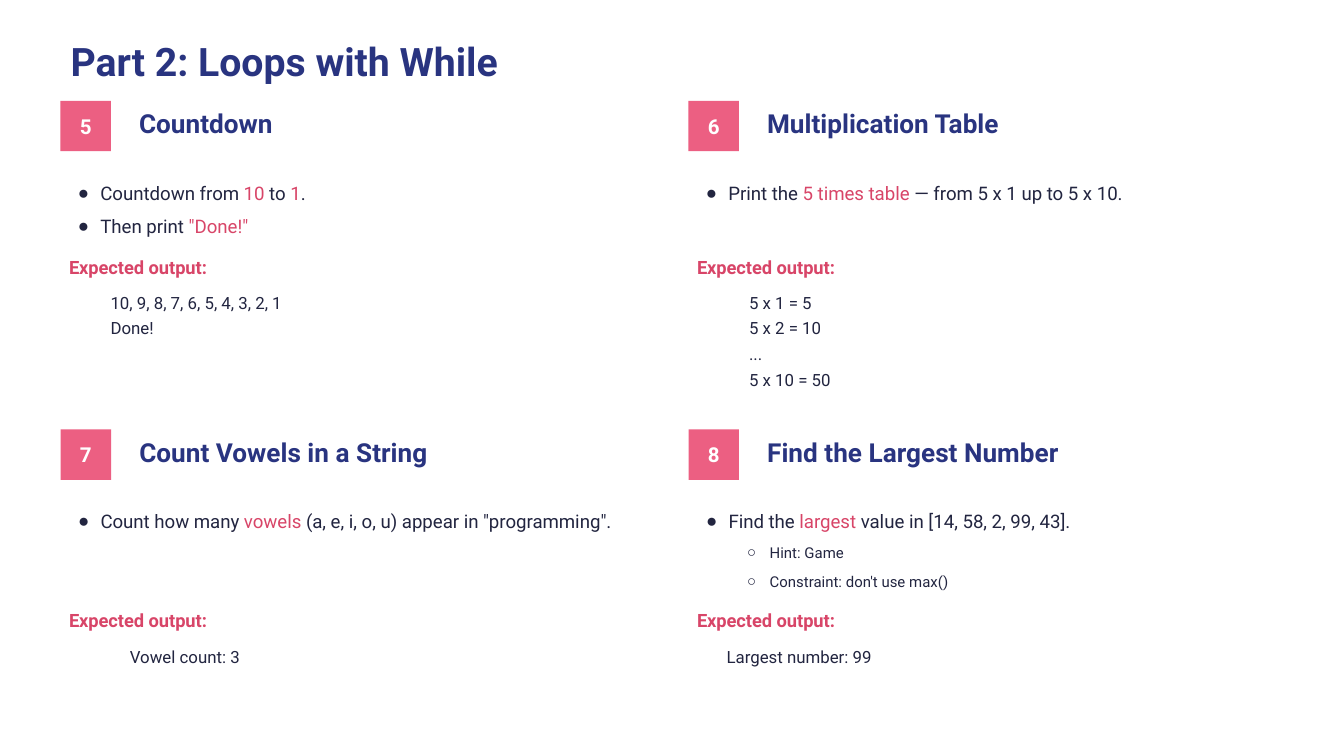
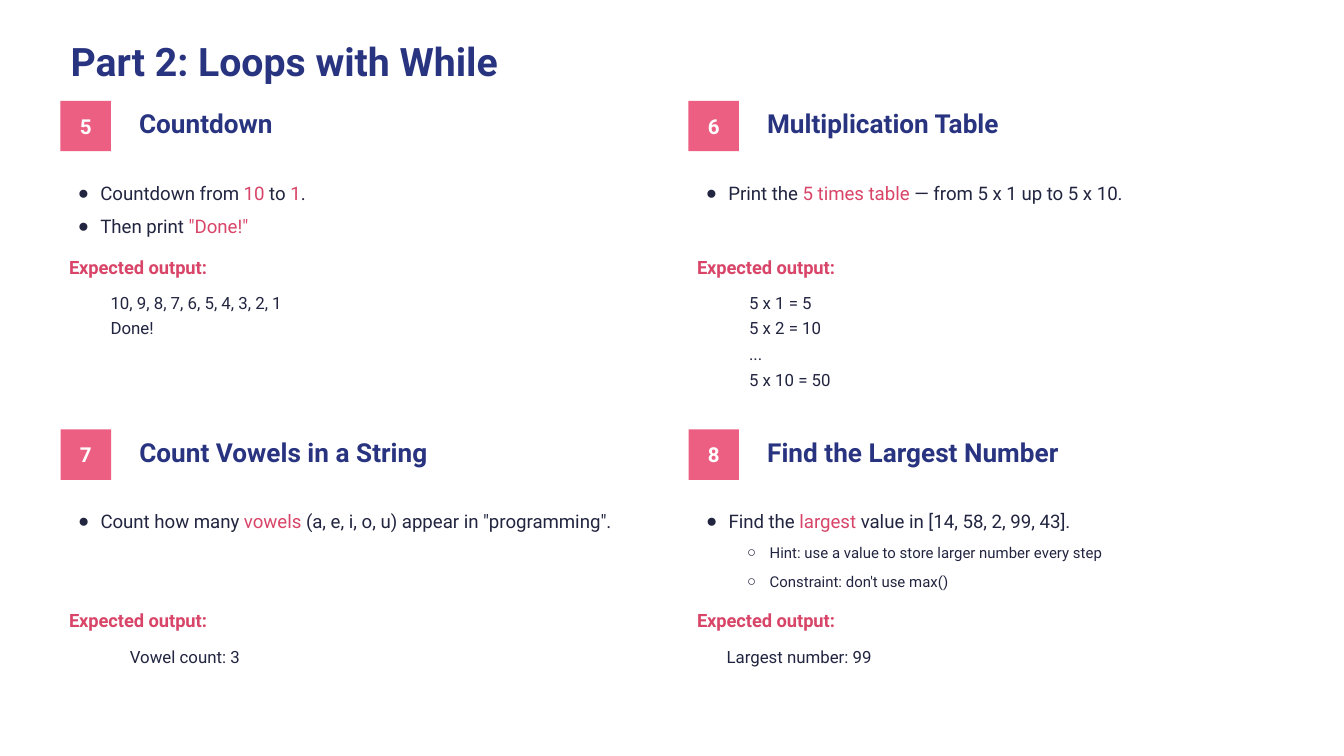
Before and after one commit to wg-training/wg-python-for-data-science-fundamental, a slide deck: slide 23 of slides/08 - Loop.pptx (slide 24 before the commit). Drawn at 1344x756 pixels with LibreOffice and Linux fonts; fonts in the diff are those of the drawing. Boxes give left, top, right and bottom in pixels: in the first picture for what was removed or moved away, otherwise in the second. Text is boxed around its words. In the diff, an @@ line names an element or a change of style, - is before the commit and + after.

```diff
--- a/slides/08 - Loop.pptx
+++ b/slides/08 - Loop.pptx
@@ text at (770, 546, 1102, 561): text changed @@
-  ○ Hint: Game
+  ○ Hint: use a value to store larger number every step
```
Also in this commit, not shown: 2 other slides changed, 1 slide removed, 1 other file.
